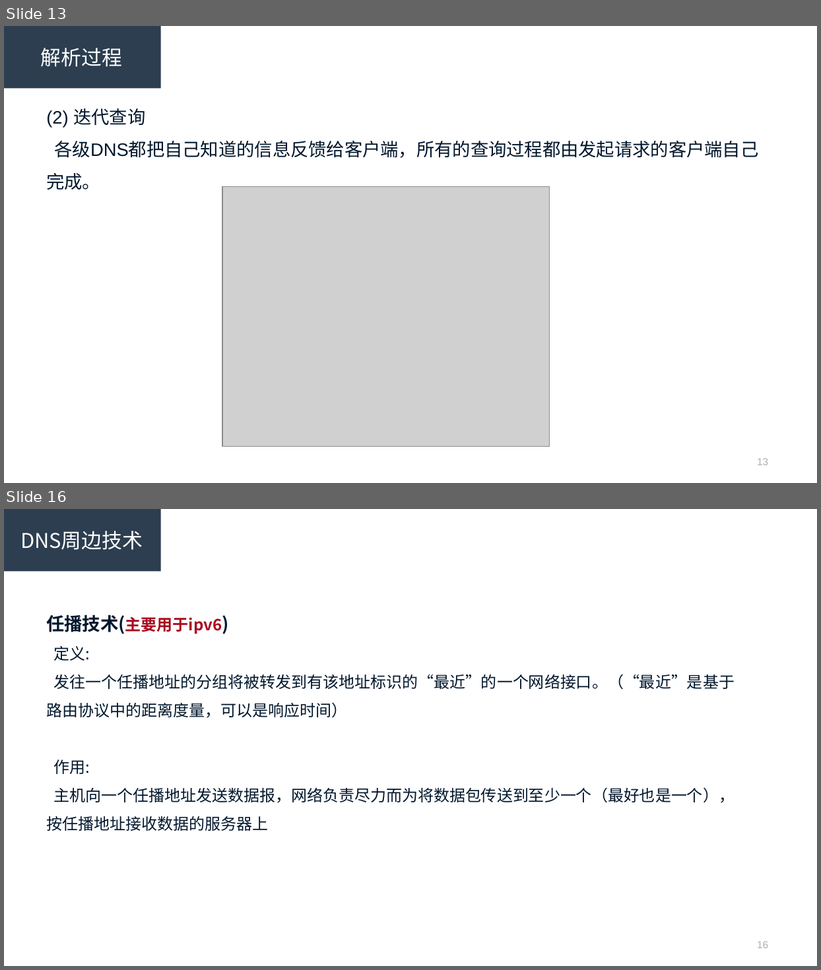
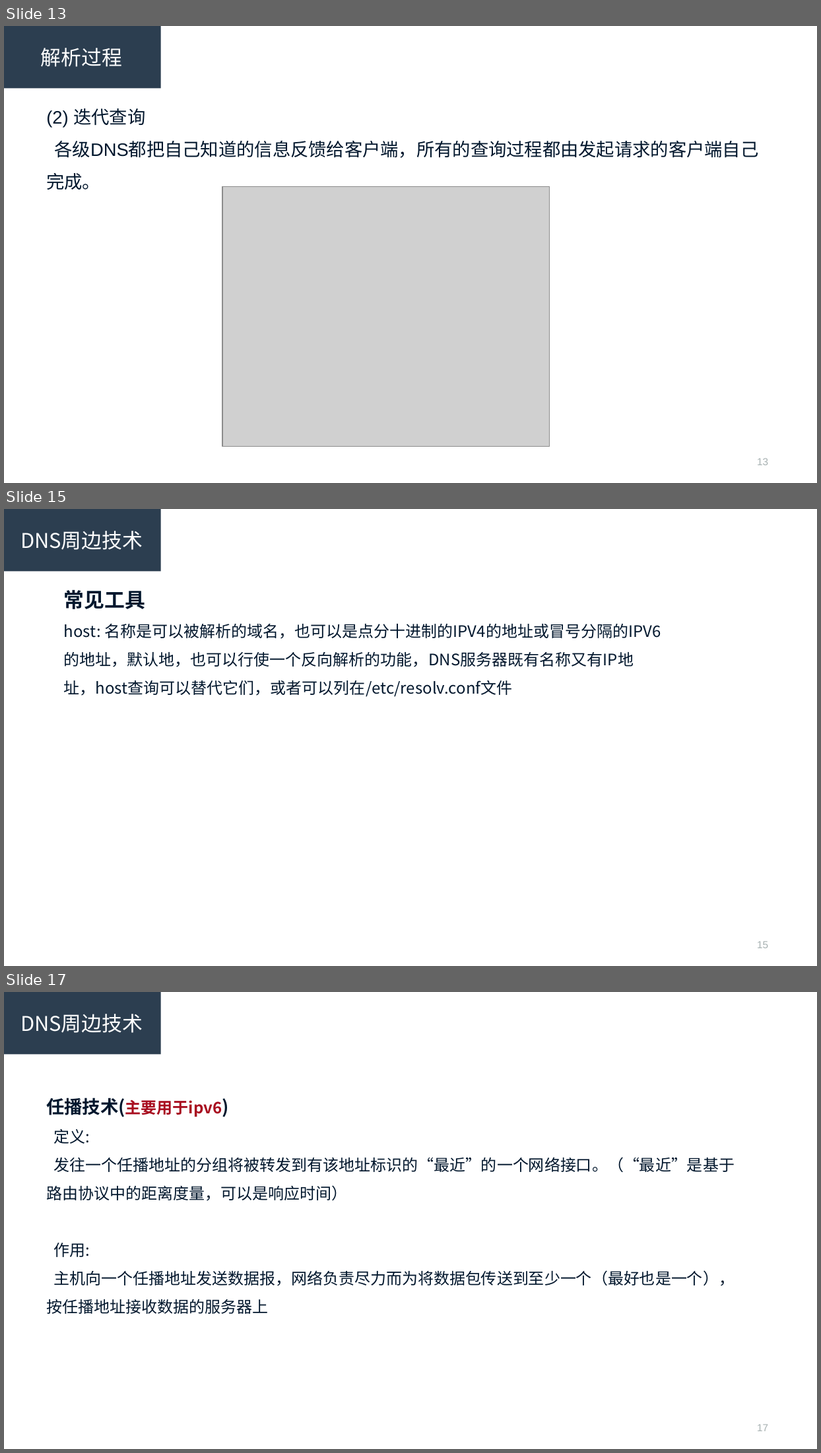
Before and after one commit to R-Lin/Simple_scripts, a slide deck: dns.ppt. Shown one above the other, each under a label of ours: slides 13 and 16 before the commit, slides 13, 15 and 17 after it; the slides between them are not shown. The pictures are 821x970 and 821x1453 pixels, drawn with LibreOffice and Linux fonts; fonts in the diff are those of the drawing; grey boxes stand for pictures. Boxes give left, top, right and bottom in pixels: in the first picture for what was removed or moved away, otherwise in the second. Text is boxed around its words. In the diff, an @@ line names an element or a change of style, - is before the commit and + after.

```diff
--- a/dns.ppt
+++ b/dns.ppt
@@ slide 15 added at [4, 509, 817, 966], background #FFFFFF @@
@@ rectangle added at [4, 509, 161, 571], fill #2C3E50, 18 pt, text #FFFFFF @@
+DNS周边技术
@@ text added at [64, 590, 661, 697], 14 pt, text #02172D @@
+常见工具
+host: 名称是可以被解析的域名，也可以是点分十进制的IPV4的地址或冒号分隔的IPV6的地址，默认地，也可以行使一个反向解析的功能，DNS服务器既有名称又有IP地址，host查询可以替代它们，或者可以列在/etc/resolv.conf文件
@@ page number added at [757, 941, 768, 949], 9 pt, text #A7B1B2 @@
+15
@@ what was slide 16 is now slide 17 @@
@@ page number at [757, 1424, 768, 1432]: text changed @@
-16
+17
```
Also in this commit, not shown: 4 slides changed.
